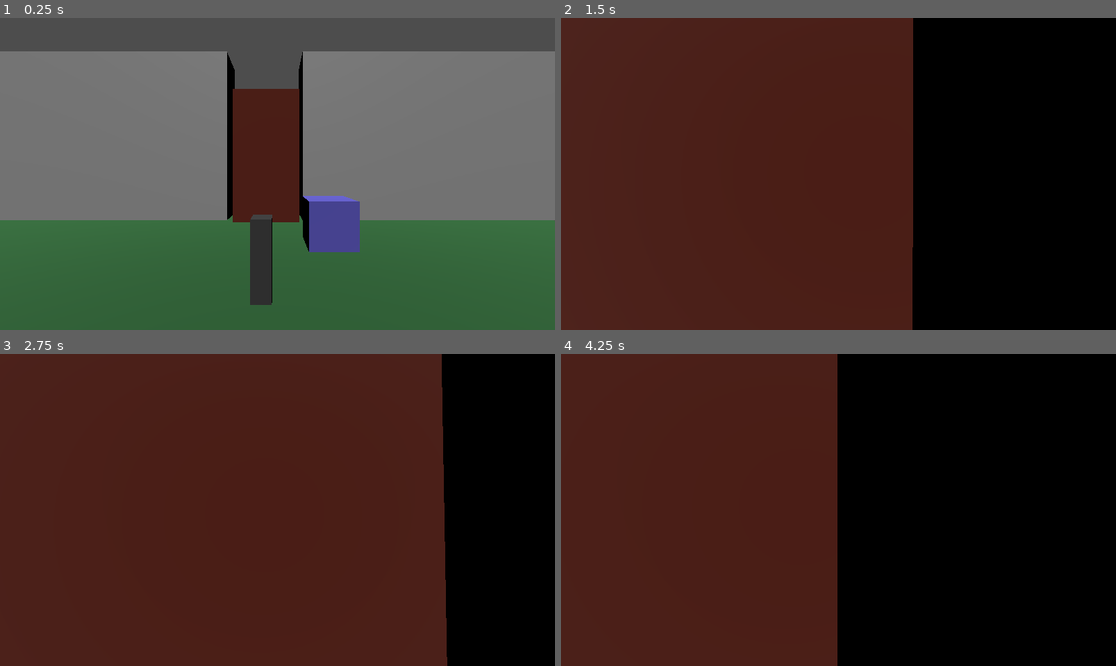
Above: before the commit, frames 1-4 (two rows, left to right).
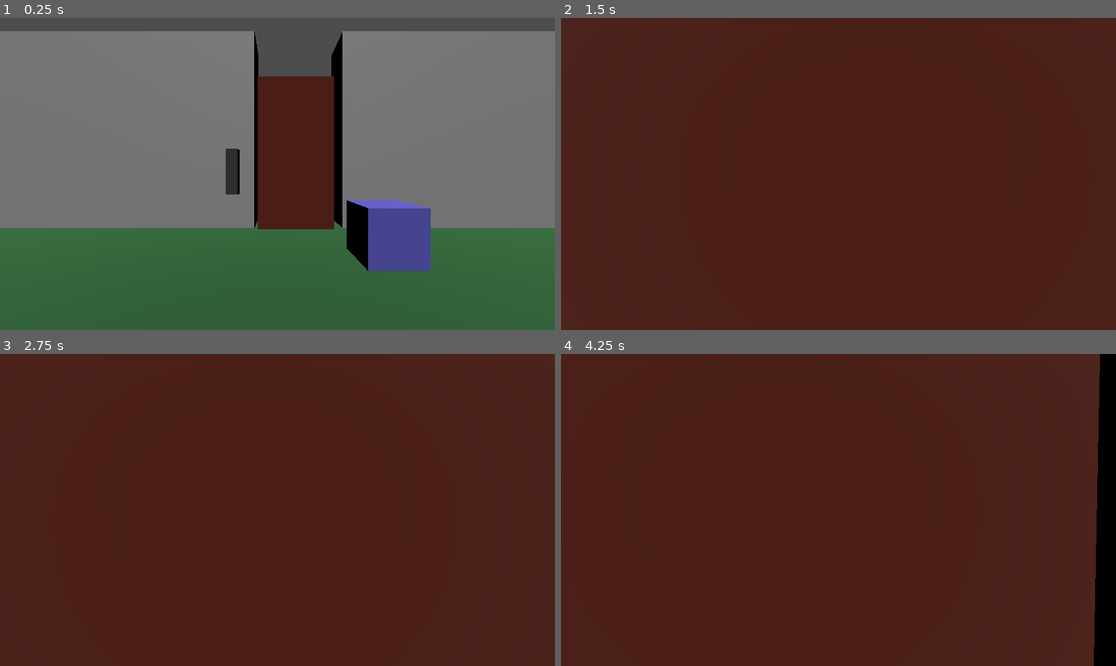
Above: after the commit, the same moments.

Repository: TheObtey/overhead-prototype
Game: Godot game, scene res://scenes/main/ElouanGamingRoom.tscn
Same seed, same stepped clock (60 frames per second), same inputs: the game is played once before the commit and once after it. This scene is started directly instead of the project's main scene.
Inputs (mouse positions are in pixels of both pictures, inside the frame that each line leads up to):
- Up to frame 1 (0.25 s): no input
- Up to frame 2 (1.5 s): tap Enter at 0.5 s; move the mouse to (866, 174) at 0.52 s; hold W (move_forward) from 0.53 s (still down); tap E (interact) at 0.6 s; tap Space (jump) at 0.77 s; move the mouse to (810, 174) at 1.27 s; click (810, 174) at 1.35 s
- Up to frame 3 (2.75 s): keep holding W (move_forward); tap Space (jump) at 1.52 s; move the mouse to (288, 503) at 2.02 s; right-click (288, 503) at 2.1 s
- Up to frame 4 (4.25 s): keep holding W (move_forward); tap Space (jump) at 2.75, 3.02, 3.77 s; move the mouse to (832, 516) at 2.77 s; tap E (interact) at 2.85 s; move the mouse to (877, 513) at 3.52 s; click (877, 513) at 3.6 s

The runs differ from the first frame. In frame 1, 20% of the frame differs, in the area x 0-100%, y 4-92%; in frame 2, 37%; in frame 3, 20%; in frame 4, 47%, in the area x 49-98%, y 0-100%.

Commit message:
[REF] Entity system, components and activators
Refactor the entity system to a component-based system and replace the old activator architecture. Moved and refactored EntityBase into scenes/entities/entity_base with support for Components and custom prompt/interaction overrides. Added EntityComponent and a LockComponent (with lock/unlock/toggle and prompt override).

Reworked activators: removed ActivatorSystem and ActorConfig, added ActivatorBase and ActivationTarget resource to define targets and extra args. Renamed Lever to activators/lever/Lever and updated scenes to use ActivationTarget subresources (wiring lever -> door/lamp).

Door and Lamp changes: replaced old Door with DoorEntity (pivoted door, animation handling, lock component) and updated Lamp.Toggle signature to accept the interactor. Standardized Interact/CanInteract to take a generic Node interactor across DirtStain, WeaponPickupBase, and others.

Other changes: renamed carryable entity to carriable_entity/CarriableEntity and renamed bIsCarryable -> bIsCarriable. Updated many scenes to new script/scene paths and resources.

Notes: API changes require updating callers — Toggle now receives the interactor as first arg, Interact/CanInteract use Node instead of CharacterBody3D, and component-based CanInteract/GetPrompt behavior is now supported.

Diff:
--- a/scenes/entities/Door/Door.gd
+++ /dev/null
@@ -1,15 +0,0 @@
-extends EntityBase
-
-var isOpen = false
-
-func Toggle():
-	var tween = create_tween()
-	tween.set_ease(Tween.EASE_OUT)
-	tween.set_trans(Tween.TRANS_CUBIC)
-
-	if not isOpen:
-		tween.tween_property(self, "rotation_degrees:y", 90.0, 0.6)
-	else:
-		tween.tween_property(self, "rotation_degrees:y", 0.0, 0.6)
-
-	isOpen = !isOpen
--- a/scenes/entities/Door/Door.tscn
+++ /dev/null
@@ -1,21 +0,0 @@
-[gd_scene format=3 uid="uid://brq4wv3r70wjd"]
-
-[ext_resource type="PackedScene" uid="uid://775lp7xn4oqa" path="res://scenes/entities/EntityBase.tscn" id="1_qy8j6"]
-[ext_resource type="Script" uid="uid://fk5k7ytcb1b8" path="res://scenes/entities/Door/Door.gd" id="2_b5l2o"]
-
-[sub_resource type="StandardMaterial3D" id="StandardMaterial3D_b5l2o"]
-albedo_color = Color(0.35633364, 0.10391449, 0.030266998, 1)
-
-[node name="EntityBase" unique_id=108843216 instance=ExtResource("1_qy8j6")]
-script = ExtResource("2_b5l2o")
-sEntityName = "Door"
-bCanInteract = false
-
-[node name="Visuals" parent="." index="0" unique_id=490728609]
-transform = Transform3D(1, 0, 0, 0, 1, 0, 0, 0, 1, 0, 2.015851, 0)
-
-[node name="CSGBox3D" type="CSGBox3D" parent="Visuals" index="0" unique_id=1221858167]
-transform = Transform3D(1, 0, 0, 0, 1, 0, 0, 0, 1, 1, 0, 0)
-use_collision = true
-size = Vector3(2, 4, 0.1)
-material = SubResource("StandardMaterial3D_b5l2o")
--- a/scenes/entities/EntityBase.gd
+++ /dev/null
@@ -1,14 +0,0 @@
-class_name EntityBase
-extends Node3D
-
-@export var sEntityName: String = "Entity"
-@export var bCanInteract: bool = true
-
-func CanInteract(pPlayer: CharacterBody3D) -> bool:
-	return bCanInteract
-
-func Interact(pPlayer: CharacterBody3D) -> void:
-	pass
-
-func GetPrompt() -> String:
-	return "Interact with" + sEntityName
--- a/scenes/entities/Lamp/Lamp.gd
+++ b/scenes/entities/Lamp/Lamp.gd
@@ -7,7 +7,7 @@
 func _ready():
 	oMat = oMesh.material
 
-func Toggle(cNewOnColor: Color, cNewOffColor: Color):
+func Toggle(oInteractor: Node, cNewOnColor: Color, cNewOffColor: Color):
 	if bisOn:
 		oMat.albedo_color = cNewOnColor
 	else:
--- a/scenes/entities/Lamp/Lamp.tscn
+++ b/scenes/entities/Lamp/Lamp.tscn
@@ -1,7 +1,7 @@
 [gd_scene format=3 uid="uid://bl8pf1o3wcntb"]
 
-[ext_resource type="PackedScene" uid="uid://775lp7xn4oqa" path="res://scenes/entities/EntityBase.tscn" id="1_k8l25"]
-[ext_resource type="Script" uid="uid://dviowhjgdasve" path="res://scenes/entities/Lamp/Lamp.gd" id="2_l1f33"]
+[ext_resource type="PackedScene" uid="uid://775lp7xn4oqa" path="res://scenes/entities/entity_base/EntityBase.tscn" id="1_k8l25"]
+[ext_resource type="Script" uid="uid://dviowhjgdasve" path="res://scenes/entities/lamp/Lamp.gd" id="2_l1f33"]
 
 [sub_resource type="StandardMaterial3D" id="StandardMaterial3D_k8l25"]
 albedo_color = Color(0.33213532, 0.3151833, 0.70774704, 1)
--- a/scenes/entities/Lever/Lever.gd
+++ /dev/null
@@ -1,14 +0,0 @@
-extends EntityBase
-
-var bIsActivated = false
-signal sActivated
-
-func GetPrompt() -> String:
-	if bIsActivated == false:
-		return "Ouvrir la porte"
-	else:
-		return "Fermer la porte"
-
-func Interact(pPlayer: CharacterBody3D) -> void:
-	bIsActivated = !bIsActivated
-	sActivated.emit()
--- /dev/null
+++ b/scenes/entities/activators/ActivationTarget.gd
@@ -0,0 +1,5 @@
+class_name ActivationTarget
+extends Resource
+
+@export var TargetPath: NodePath
+@export var tExtraArgs: Array = []
--- /dev/null
+++ b/scenes/entities/activators/ActivatorBase.gd
@@ -0,0 +1,52 @@
+class_name ActivatorBase
+extends EntityBase
+
+@export var tTargets: Array[ActivationTarget] = []
+@export var sPrompt: String = "Interact with me!"
+@export var bTriggerOnce: bool = false
+
+var bHasBeenTriggered: bool = false
+
+func CanInteract(oInteractor: Node) -> bool:
+	if not super.CanInteract(oInteractor):
+		return false
+
+	if bTriggerOnce and bHasBeenTriggered:
+		return false
+
+	return true
+
+func Interact(oInteractor: Node) -> void:
+	if not CanInteract(oInteractor):
+		return
+
+	super.Interact(oInteractor)
+	_TriggerTargets(oInteractor)
+
+	if bTriggerOnce:
+		bHasBeenTriggered = true
+
+func _TriggerTargets(oInteractor: Node) -> void:
+	for entry in tTargets:
+		if entry == null:
+			continue
+
+		var oTarget = get_node_or_null(entry.TargetPath)
+		if oTarget == null:
+			push_warning("%s: invalid target" % name)
+			continue
+
+		if not oTarget.has_method("Toggle"):
+			push_warning("%s: target '%s' has no method 'toggle'" % [name, oTarget.name])
+			continue
+
+		var tArgs: Array = [oInteractor]
+		tArgs.append_array(entry.tExtraArgs)
+
+		oTarget.callv("Toggle", tArgs)
+
+func GetPrompt() -> String:
+	if bTriggerOnce and bHasBeenTriggered:
+		return ""
+
+	return sPrompt
--- /dev/null
+++ b/scenes/entities/activators/lever/Lever.gd
@@ -0,0 +1 @@
+extends ActivatorBase
--- a/scenes/entities/Lever/Lever.tscn
+++ b/scenes/entities/activators/lever/Lever.tscn
@@ -1,13 +1,17 @@
 [gd_scene format=3 uid="uid://b5sq1ryi8t1xn"]
 
-[ext_resource type="PackedScene" uid="uid://775lp7xn4oqa" path="res://scenes/entities/EntityBase.tscn" id="1_aqq58"]
-[ext_resource type="Script" uid="uid://va87x7piaj0v" path="res://scenes/entities/Lever/Lever.gd" id="2_tosj3"]
+[ext_resource type="PackedScene" uid="uid://775lp7xn4oqa" path="res://scenes/entities/entity_base/EntityBase.tscn" id="1_aqq58"]
+[ext_resource type="Script" uid="uid://va87x7piaj0v" path="res://scenes/entities/activators/lever/Lever.gd" id="2_tosj3"]
 
 [sub_resource type="StandardMaterial3D" id="StandardMaterial3D_aqq58"]
 albedo_color = Color(0.20511743, 0.20511743, 0.20511743, 1)
 
 [node name="EntityBase" unique_id=108843216 instance=ExtResource("1_aqq58")]
 script = ExtResource("2_tosj3")
+tTargets = Array[NodePath]([])
+sPrompt = "Pull to open the door"
+bTriggerOnce = false
+sEntityName = "Lever"
 
 [node name="CSGBox3D" type="CSGBox3D" parent="Visuals" parent_id_path=PackedInt32Array(490728609) index="0" unique_id=2032925846]
 transform = Transform3D(0.25, 0, 0, 0, 1, 0, 0, 0, 0.25, 0, 0.5, 0)
--- a/scenes/entities/physics/CarryableEntity.gd
+++ b/scenes/entities/carriable_entity/CarriableEntity.gd
@@ -2,7 +2,7 @@
 
 @onready var oGravityReceiverComponent = $Components/GravityReceiverComponent
 
-@export var bIsCarryable: bool = true
+@export var bIsCarriable: bool = true
 @export var iHoldDistance: float = 2.5
 @export var iFollowSpeed: float = 12.0
 @export var iThrowForce: float = 10.0
@@ -14,7 +14,7 @@
 	oGravityReceiverComponent.Setup(self)
 
 func OnPickedUp(pPlayer: CharacterBody3D) -> void:
-	if not bIsCarryable:
+	if not bIsCarriable:
 		return
 
 	pHolder = pPlayer
--- a/scenes/entities/physics/CarryableEntity.tscn
+++ b/scenes/entities/carriable_entity/CarriableEntity.tscn
@@ -1,6 +1,6 @@
 [gd_scene format=3 uid="uid://bexqq70pwxkyp"]
 
-[ext_resource type="Script" uid="uid://bl4xkhglhomdp" path="res://scenes/entities/physics/CarryableEntity.gd" id="1_6d3ir"]
+[ext_resource type="Script" uid="uid://bl4xkhglhomdp" path="res://scenes/entities/carriable_entity/CarriableEntity.gd" id="1_6d3ir"]
 [ext_resource type="Script" uid="uid://bo3acvvc7cmbq" path="res://scenes/player/components/GravityReceiverComponent.gd" id="2_4k0r5"]
 [ext_resource type="Script" uid="uid://pn21fc8tw0xq" path="res://scenes/entities/components/RigidGravityApplierComponent.gd" id="2_7fu6q"]
 
--- /dev/null
+++ b/scenes/entities/components/EntityComponent.gd
@@ -0,0 +1,11 @@
+class_name EntityComponent
+extends Node
+
+func CanInteract(oInteractor: Node) -> bool:
+	return true
+
+func OnInteract(oInteractor: Node) -> void:
+	pass
+
+func GetPromptOverride() -> String:
+	return ""
--- /dev/null
+++ b/scenes/entities/components/LockComponent.gd
@@ -0,0 +1,22 @@
+class_name LockComponent
+extends EntityComponent
+
+@export var bLocked: bool = false
+@export var sLockedPrompt: String = "Locked"
+
+func CanInteract(oInteractor: Node) -> bool:
+	return not bLocked
+
+func GetPromptOverride() -> String:
+	if bLocked:
+		return sLockedPrompt
+	return ""
+
+func Lock() -> void:
+	bLocked = true
+
+func Unlock() -> void:
+	bLocked = false
+
+func ToggleLock() -> void:
+	bLocked = not bLocked
--- a/scenes/entities/dirt_stain/DirtStain.gd
+++ b/scenes/entities/dirt_stain/DirtStain.gd
@@ -5,14 +5,14 @@
 func GetPrompt() -> String:
 	return "Clean"
 
-func CanInteract(pPlayer: CharacterBody3D) -> bool:
+func CanInteract(oInteractor: Node) -> bool:
 	if bCanInteract == false:
 		return false
 
-	if not pPlayer:
+	if not oInteractor:
 		return false
 
-	var oEquipmentComponent = pPlayer.GetEquipmentComponent()
+	var oEquipmentComponent = oInteractor.GetEquipmentComponent()
 
 	if not oEquipmentComponent:
 		return false
@@ -24,11 +24,11 @@
 
 	return true
 
-func Interact(pPlayer: CharacterBody3D) -> void:
-	if not CanInteract(pPlayer):
+func Interact(oInteractor: Node) -> void:
+	if not CanInteract(oInteractor):
 		return
 
 	print("stain cleaned")
 
 	queue_free()
-	pPlayer._OnEntityChanged(null)
+	oInteractor._OnEntityChanged(null)
--- a/scenes/entities/dirt_stain/DirtStain.tscn
+++ b/scenes/entities/dirt_stain/DirtStain.tscn
@@ -1,6 +1,6 @@
 [gd_scene format=3 uid="uid://btc4154p27b7b"]
 
-[ext_resource type="PackedScene" uid="uid://775lp7xn4oqa" path="res://scenes/entities/EntityBase.tscn" id="1_mg8c4"]
+[ext_resource type="PackedScene" uid="uid://775lp7xn4oqa" path="res://scenes/entities/entity_base/EntityBase.tscn" id="1_mg8c4"]
 [ext_resource type="Script" uid="uid://ch4gsgjpmuwr0" path="res://scenes/entities/dirt_stain/DirtStain.gd" id="2_5b8jk"]
 
 [sub_resource type="StandardMaterial3D" id="StandardMaterial3D_5b8jk"]
--- /dev/null
+++ b/scenes/entities/doors/DoorEntity.gd
@@ -0,0 +1,47 @@
+class_name DoorEntity
+extends EntityBase
+
+@export var iOpenedAngle: float = 90.0
+@export var iAnimationDuration: float = 0.6
+
+var bIsOpen: bool = false
+var bIsAnimating: bool = false
+
+@onready var oDoorPivot: Node3D = $Visuals/DoorPivot
+
+func Interact(oInteractor: Node) -> void:
+	if not CanInteract(oInteractor):
+		return
+
+	super.Interact(oInteractor)
+	Toggle(null)
+
+func GetPrompt() -> String:
+	if not CanInteract(null):
+		return super.GetPrompt()
+
+	if bIsOpen:
+		return "Close %s" % sEntityName
+
+	return "Open %s" % sEntityName
+
+func Toggle(oInteractor: Node):
+	if bIsAnimating:
+		return
+
+	bIsAnimating = true
+
+	var iTargetRotation: float = 0.0
+	if not bIsOpen:
+		iTargetRotation = iOpenedAngle
+
+	var tween = create_tween()
+	tween.set_ease(Tween.EASE_OUT)
+	tween.set_trans(Tween.TRANS_CUBIC)
+	tween.tween_property(oDoorPivot, "rotation_degrees:y", iTargetRotation, iAnimationDuration)
+	tween.finished.connect(OnToggleFinished)
+
+	bIsOpen = not bIsOpen
+
+func OnToggleFinished() -> void:
+	bIsAnimating = false
--- /dev/null
+++ b/scenes/entities/doors/DoorEntity.tscn
@@ -0,0 +1,31 @@
+[gd_scene format=3 uid="uid://brq4wv3r70wjd"]
+
+[ext_resource type="PackedScene" uid="uid://775lp7xn4oqa" path="res://scenes/entities/entity_base/EntityBase.tscn" id="1_qy8j6"]
+[ext_resource type="Script" uid="uid://fk5k7ytcb1b8" path="res://scenes/entities/doors/DoorEntity.gd" id="2_b5l2o"]
+[ext_resource type="Script" uid="uid://c1afrgpgnlmja" path="res://scenes/entities/components/LockComponent.gd" id="3_ejmqy"]
+
+[sub_resource type="StandardMaterial3D" id="StandardMaterial3D_b5l2o"]
+albedo_color = Color(0.35633364, 0.10391449, 0.030266998, 1)
+
+[node name="EntityBase" unique_id=108843216 instance=ExtResource("1_qy8j6")]
+script = ExtResource("2_b5l2o")
+iOpenedAngle = 90.0
+iAnimationDuration = 0.6
+sEntityName = "Door"
+
+[node name="Visuals" parent="." index="0" unique_id=490728609]
+transform = Transform3D(1, 0, 0, 0, 1, 0, 0, 0, 1, 0, 2.015851, 0)
+
+[node name="DoorPivot" type="Node3D" parent="Visuals" index="0" unique_id=1835355606]
+
+[node name="CSGBox3D" type="CSGBox3D" parent="Visuals/DoorPivot" index="0" unique_id=1221858167]
+transform = Transform3D(1, 0, 0, 0, 1, 0, 0, 0, 1, 1, 0, 0)
+use_collision = true
+size = Vector3(2, 4, 0.1)
+material = SubResource("StandardMaterial3D_b5l2o")
+
+[node name="Components" parent="." index="1" unique_id=583119987]
+script = ExtResource("3_ejmqy")
+
+[node name="LockComponent" type="Node" parent="Components" index="0" unique_id=1597559361]
+script = ExtResource("3_ejmqy")
--- /dev/null
+++ b/scenes/entities/entity_base/EntityBase.gd
@@ -0,0 +1,38 @@
+class_name EntityBase
+extends Node3D
+
+@export var sEntityName: String = "Entity"
+@export var bCanInteract: bool = true
+
+@onready var oVisuals: Node3D = $Visuals
+@onready var oComponents: Node = $Components
+
+func CanInteract(oInteractor: Node) -> bool:
+	if not bCanInteract:
+		return false
+
+	for oComponent in oComponents.get_children():
+		if not oComponent is EntityComponent:
+			continue
+
+		if not oComponent.CanInteract(oInteractor):
+			return false
+
+	return true
+
+func Interact(oInteractor: Node) -> void:
+	if not CanInteract(oInteractor):
+		return
+
+	for oComponent in oComponents.get_children():
+		if oComponent is EntityComponent:
+			oComponent.OnInteract(oInteractor)
+
+func GetPrompt() -> String:
+	for oComponent in oComponents.get_children():
+		if oComponent is EntityComponent:
+			var sCustomPrompt = oComponent.GetPromptOverride()
+			if sCustomPrompt != "":
+				return sCustomPrompt
+
+	return "Interact with %s" % sEntityName
--- a/scenes/entities/EntityBase.tscn
+++ b/scenes/entities/entity_base/EntityBase.tscn
@@ -1,6 +1,6 @@
 [gd_scene format=3 uid="uid://775lp7xn4oqa"]
 
-[ext_resource type="Script" uid="uid://bomc1q6gjlf5v" path="res://scenes/entities/EntityBase.gd" id="1_qh3cd"]
+[ext_resource type="Script" uid="uid://bomc1q6gjlf5v" path="res://scenes/entities/entity_base/EntityBase.gd" id="1_qh3cd"]
 
 [node name="EntityBase" type="Node3D" unique_id=108843216 groups=["Entity"]]
 script = ExtResource("1_qh3cd")
--- a/scenes/entities/weapons/WeaponPickupBase.gd
+++ b/scenes/entities/weapons/WeaponPickupBase.gd
@@ -7,8 +7,8 @@
 func GetPrompt() -> String:
 	return "Pickup"
 
-func Interact(pPlayer: CharacterBody3D) -> void:
-	if not pPlayer or not oWeaponScene:
+func Interact(oInteractor: Node) -> void:
+	if not oInteractor or not oWeaponScene:
 		return
 
 	var oItem = oWeaponScene.instantiate()
@@ -16,8 +16,8 @@
 	if not oItem:
 		return
 
-	var oInventoryComponent = pPlayer.GetInventoryComponent()
-	var oEquipmentComponent = pPlayer.GetEquipmentComponent()
+	var oInventoryComponent = oInteractor.GetInventoryComponent()
+	var oEquipmentComponent = oInteractor.GetEquipmentComponent()
 
 	if oInventoryComponent:
 		oInventoryComponent.AddItem(oItem)
@@ -26,4 +26,4 @@
 		oEquipmentComponent.EquipItem(oItem)
 
 	queue_free()
-	pPlayer._OnEntityChanged(null)
+	oInteractor._OnEntityChanged(null)
--- a/scenes/entities/weapons/WeaponPickupBase.tscn
+++ b/scenes/entities/weapons/WeaponPickupBase.tscn
@@ -1,6 +1,6 @@
 [gd_scene format=3 uid="uid://c26dgbj76sim6"]
 
-[ext_resource type="PackedScene" uid="uid://775lp7xn4oqa" path="res://scenes/entities/EntityBase.tscn" id="1_e3nmn"]
+[ext_resource type="PackedScene" uid="uid://775lp7xn4oqa" path="res://scenes/entities/entity_base/EntityBase.tscn" id="1_e3nmn"]
 [ext_resource type="Script" uid="uid://bxyey6xc4sk6x" path="res://scenes/entities/weapons/WeaponPickupBase.gd" id="2_wo2ds"]
 
 [node name="EntityBase" unique_id=108843216 instance=ExtResource("1_e3nmn")]
--- a/scenes/main/ElouanGamingRoom.tscn
+++ b/scenes/main/ElouanGamingRoom.tscn
@@ -1,11 +1,21 @@
 [gd_scene format=3 uid="uid://774840n8vnjf"]
 
-[ext_resource type="PackedScene" uid="uid://brq4wv3r70wjd" path="res://scenes/entities/Door/Door.tscn" id="1_ta4rn"]
+[ext_resource type="PackedScene" uid="uid://brq4wv3r70wjd" path="res://scenes/entities/doors/DoorEntity.tscn" id="1_ta4rn"]
 [ext_resource type="PackedScene" uid="uid://cd8a4o661vrla" path="res://scenes/player/PlayerBase.tscn" id="2_830eq"]
-[ext_resource type="PackedScene" uid="uid://b5sq1ryi8t1xn" path="res://scenes/entities/Lever/Lever.tscn" id="3_830eq"]
-[ext_resource type="Script" uid="uid://ds0uru3s1li3n" path="res://scripts/core/ActivatorSystem.gd" id="4_hidbb"]
-[ext_resource type="PackedScene" uid="uid://bl8pf1o3wcntb" path="res://scenes/entities/Lamp/Lamp.tscn" id="5_mcd5n"]
-[ext_resource type="Script" uid="uid://dfvymdihvgqmt" path="res://scripts/Structs/ActorConfig.gd" id="5_swis6"]
+[ext_resource type="PackedScene" uid="uid://b5sq1ryi8t1xn" path="res://scenes/entities/activators/lever/Lever.tscn" id="3_830eq"]
+[ext_resource type="Script" uid="uid://bajph4o5ga7ha" path="res://scenes/entities/activators/ActivationTarget.gd" id="3_mcd5n"]
+[ext_resource type="PackedScene" uid="uid://bl8pf1o3wcntb" path="res://scenes/entities/lamp/Lamp.tscn" id="5_mcd5n"]
+
+[sub_resource type="Resource" id="Resource_swis6"]
+script = ExtResource("3_mcd5n")
+TargetPath = NodePath("../Door01")
+metadata/_custom_type_script = "uid://bajph4o5ga7ha"
+
+[sub_resource type="Resource" id="Resource_id453"]
+script = ExtResource("3_mcd5n")
+TargetPath = NodePath("../Lamp01")
+tExtraArgs = [Color(0.9999998, 0.090942286, 0.05946441, 1), Color(0, 1, 0.6431373, 1)]
+metadata/_custom_type_script = "uid://bajph4o5ga7ha"
 
 [sub_resource type="StandardMaterial3D" id="StandardMaterial3D_ta4rn"]
 albedo_color = Color(0.16335335, 0.38489646, 0.19509748, 1)
@@ -14,11 +24,20 @@
 
 [node name="ElouanGamingRoom" type="Node3D" unique_id=1005311978]
 
-[node name="Door" parent="." unique_id=108843216 instance=ExtResource("1_ta4rn")]
-transform = Transform3D(1, 0, 0, 0, 1, 0, 0, 0, 1, -0.5367662, 0.13181221, -0.2099421)
+[node name="Door01" parent="." unique_id=108843216 instance=ExtResource("1_ta4rn")]
+transform = Transform3D(-1, 0, 8.742278e-08, 0, 1, 0, -8.742278e-08, 0, -1, 1.4632338, 0.13181221, -0.2099421)
+bCanInteract = false
+
+[node name="Lamp01" parent="." unique_id=1068817947 instance=ExtResource("5_mcd5n")]
+transform = Transform3D(1, 0, 0, 0, 1, 0, 0, 0, 1, 1.9291086, 0.5500002, 1.4097943)
+
+[node name="Lever01" parent="." unique_id=789371155 instance=ExtResource("3_830eq")]
+transform = Transform3D(1, 0, 0, 0, 1, 0, 0, 0, 1, -1.0080492, 1.1435235, 0.61134315)
+tTargets = Array[ExtResource("3_mcd5n")]([SubResource("Resource_swis6"), SubResource("Resource_id453")])
+sPrompt = "Do shit"
 
 [node name="PlayerBase" parent="." unique_id=632260283 instance=ExtResource("2_830eq")]
-transform = Transform3D(1, 0, 0, 0, 1, 0, 0, 0, 1, 0.8065225, 1.3887985, 5.922042)
+transform = Transform3D(1, 0, 0, 0, 1, 0, 0, 0, 1, -0.0151436925, 1.3887985, 5.1536775)
 
 [node name="CSGBox3D" type="CSGBox3D" parent="." unique_id=15781851]
 transform = Transform3D(20, 0, 0, 0, 0.1, 0, 0, 0, 20, 0, 0, 0)
@@ -35,22 +54,3 @@
 [node name="MeshInstance3D2" type="MeshInstance3D" parent="." unique_id=1383973598]
 transform = Transform3D(7.2523, 0, 0, 0, 4.4971094, 0, 0, 0, 1, 5.101193, 2.6115246, 0)
 mesh = SubResource("BoxMesh_ta4rn")
-
-[node name="Lever" parent="." unique_id=789371155 instance=ExtResource("3_830eq")]
-transform = Transform3D(1, 0, 0, 0, 1, 0, 0, 0, 1, 0.61558104, 0.06890845, 3.4307508)
-sEntityName = "Lever"
-
-[node name="LeverActivator" type="Node" parent="." unique_id=1117461813]
-script = ExtResource("4_hidbb")
-
-[node name="LampConfig" type="Node" parent="LeverActivator" unique_id=752299267 node_paths=PackedStringArray("oTarget")]
-script = ExtResource("5_swis6")
-oTarget = NodePath("../../Lamp")
-tFuncArgs = [Color(0.633156, 0.28751987, 0.3151009, 1), Color(0.14020842, 0.36598575, 0.2734373, 1)]
-
-[node name="DoorConfig" type="Node" parent="LeverActivator" unique_id=1074855540 node_paths=PackedStringArray("oTarget")]
-script = ExtResource("5_swis6")
-oTarget = NodePath("../../Door")
-
-[node name="Lamp" parent="." unique_id=1068817947 instance=ExtResource("5_mcd5n")]
-transform = Transform3D(1, 0, 0, 0, 1, 0, 0, 0, 1, 1.9291086, 0.5500002, 1.4097943)
--- a/scenes/main/HubRoom.tscn
+++ b/scenes/main/HubRoom.tscn
@@ -1,7 +1,7 @@
 [gd_scene format=3 uid="uid://bbi1p86eiax4y"]
 
 [ext_resource type="PackedScene" uid="uid://wqqyby20gai6" path="res://scenes/gravity/GravityField.tscn" id="2_6b3hv"]
-[ext_resource type="PackedScene" uid="uid://bexqq70pwxkyp" path="res://scenes/entities/physics/CarryableEntity.tscn" id="3_ryri7"]
+[ext_resource type="PackedScene" uid="uid://bexqq70pwxkyp" path="res://scenes/entities/carriable_entity/CarriableEntity.tscn" id="3_ryri7"]
 [ext_resource type="PackedScene" uid="uid://dt180n00k0vcj" path="res://scenes/entities/weapons/GravityGunPickup.tscn" id="4_gnv68"]
 [ext_resource type="PackedScene" uid="uid://cd8a4o661vrla" path="res://scenes/player/PlayerBase.tscn" id="7_e7fb5"]
 
--- a/scenes/main/KorayTestRoom.tscn
+++ b/scenes/main/KorayTestRoom.tscn
@@ -2,10 +2,11 @@
 
 [ext_resource type="PackedScene" uid="uid://wqqyby20gai6" path="res://scenes/gravity/GravityField.tscn" id="1_o0i0b"]
 [ext_resource type="PackedScene" uid="uid://cd8a4o661vrla" path="res://scenes/player/PlayerBase.tscn" id="2_nx2fd"]
-[ext_resource type="PackedScene" uid="uid://bexqq70pwxkyp" path="res://scenes/entities/physics/CarryableEntity.tscn" id="2_oscr4"]
+[ext_resource type="PackedScene" uid="uid://bexqq70pwxkyp" path="res://scenes/entities/carriable_entity/CarriableEntity.tscn" id="2_oscr4"]
 [ext_resource type="PackedScene" uid="uid://dt180n00k0vcj" path="res://scenes/entities/weapons/GravityGunPickup.tscn" id="3_oscr4"]
 [ext_resource type="PackedScene" uid="uid://bnwkt0dxo7qxp" path="res://scenes/entities/weapons/MopPickup.tscn" id="4_gxka4"]
 [ext_resource type="PackedScene" uid="uid://btc4154p27b7b" path="res://scenes/entities/dirt_stain/DirtStain.tscn" id="5_surqg"]
+[ext_resource type="PackedScene" uid="uid://brq4wv3r70wjd" path="res://scenes/entities/doors/DoorEntity.tscn" id="7_lv1bk"]
 
 [sub_resource type="BoxMesh" id="BoxMesh_0v1y0"]
 
@@ -54,6 +55,10 @@
 [node name="DirtStain1" parent="World/DirtStains" unique_id=206193072 instance=ExtResource("5_surqg")]
 transform = Transform3D(1, 0, 0, 0, 1, 0, 0, 0, 1, -5.3058853, 0.18233415, 2.168686)
 
+[node name="Door" parent="World" unique_id=646612799 instance=ExtResource("7_lv1bk")]
+transform = Transform3D(1, 0, 0, 0, 1, 0, 0, 0, 1, 0.8253598, 0, 1.9252269)
+bCanInteract = true
+
 [node name="Players" type="Node" parent="." unique_id=1879509615]
 
 [node name="PlayerBase" parent="Players" unique_id=632260283 instance=ExtResource("2_nx2fd")]
--- a/scenes/main/StaffRoom.tscn
+++ b/scenes/main/StaffRoom.tscn
@@ -1,8 +1,8 @@
 [gd_scene format=3 uid="uid://ckvrjb1svqxcl"]
 
 [ext_resource type="PackedScene" uid="uid://wqqyby20gai6" path="res://scenes/gravity/GravityField.tscn" id="1_36ojw"]
-[ext_resource type="PackedScene" uid="uid://brq4wv3r70wjd" path="res://scenes/entities/Door/Door.tscn" id="1_74xxn"]
-[ext_resource type="PackedScene" uid="uid://bexqq70pwxkyp" path="res://scenes/entities/physics/CarryableEntity.tscn" id="2_74xxn"]
+[ext_resource type="PackedScene" uid="uid://brq4wv3r70wjd" path="res://scenes/entities/doors/DoorEntity.tscn" id="1_74xxn"]
+[ext_resource type="PackedScene" uid="uid://bexqq70pwxkyp" path="res://scenes/entities/carriable_entity/CarriableEntity.tscn" id="2_74xxn"]
 [ext_resource type="PackedScene" uid="uid://dt180n00k0vcj" path="res://scenes/entities/weapons/GravityGunPickup.tscn" id="3_avrsf"]
 [ext_resource type="PackedScene" uid="uid://bnwkt0dxo7qxp" path="res://scenes/entities/weapons/MopPickup.tscn" id="4_arcq3"]
 [ext_resource type="PackedScene" uid="uid://btc4154p27b7b" path="res://scenes/entities/dirt_stain/DirtStain.tscn" id="5_inj60"]
--- a/scripts/Structs/ActorConfig.gd
+++ /dev/null
@@ -1,5 +0,0 @@
-class_name ActorConfig
-extends Node
-
-@export var oTarget: Node
-@export var tFuncArgs: Array = []
--- a/scripts/core/ActivatorSystem.gd
+++ /dev/null
@@ -1,33 +0,0 @@
-extends Node
-
-@export var tActivators: Array[NodePath] = []
-
-func _ready():
-	for path in tActivators:
-		var node = get_node(path)
-		if node and node.has_signal("sActivated"):
-			node.sActivated.connect(OnActivated)
-		else:
-			push_warning("'%s' n'a pas de signal sActivated" % [node])
-
-func OnActivated():
-	for child in get_children():
-		if not child is ActorConfig:
-			continue
-		var config := child as ActorConfig
-		var node: Node = config.oTarget
-		if not node or not node.has_method("Toggle"):
-			push_warning("'%s' n'a pas de méthode Toggle" % [node])
-			continue
-
-		var arg_count := _getFuncArgCount(node, "Toggle")
-		if arg_count == 0:
-			node.call("Toggle")
-		else:
-			node.callv("Toggle", config.tFuncArgs)
-
-func _getFuncArgCount(node: Node, method: String) -> int:
-	for m in node.get_method_list():
-		if m["name"] == method:
-			return m["args"].size()
-	return -1
Not shown, added: scenes/entities/activators/ActivationTarget.gd.uid
Not shown, added: scenes/entities/activators/ActivatorBase.gd.uid
Renamed: scenes/entities/Lever/Lever.gd.uid -> scenes/entities/activators/lever/Lever.gd.uid
Renamed: scenes/entities/physics/CarryableEntity.gd.uid -> scenes/entities/carriable_entity/CarriableEntity.gd.uid
Not shown, added: scenes/entities/components/EntityComponent.gd.uid
Not shown, added: scenes/entities/components/LockComponent.gd.uid
Renamed: scenes/entities/Door/Door.gd.uid -> scenes/entities/doors/DoorEntity.gd.uid
Renamed: scenes/entities/EntityBase.gd.uid -> scenes/entities/entity_base/EntityBase.gd.uid
Not shown, removed: scripts/Structs/ActorConfig.gd.uid
Not shown, removed: scripts/core/ActivatorSystem.gd.uid
